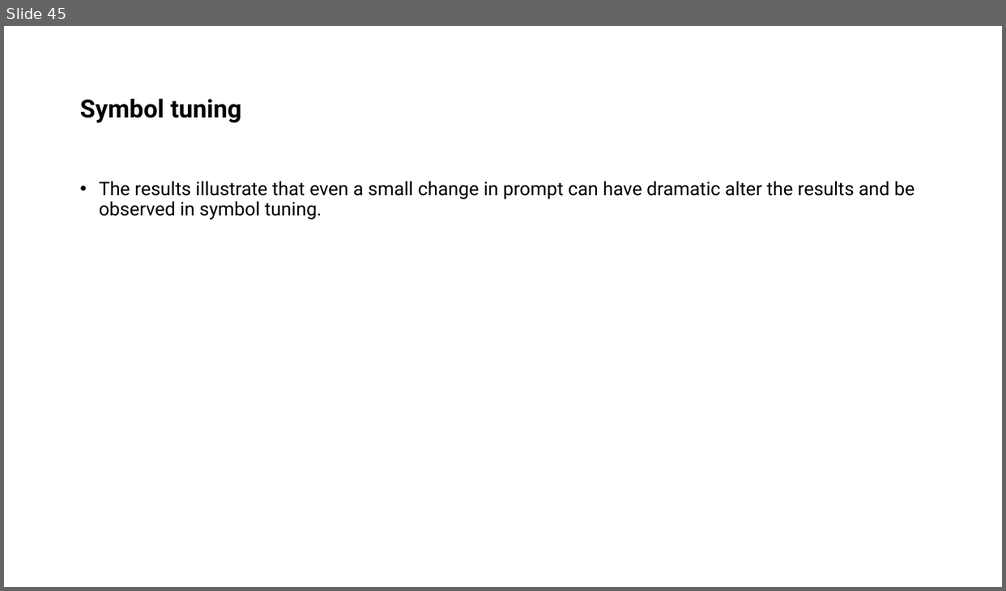
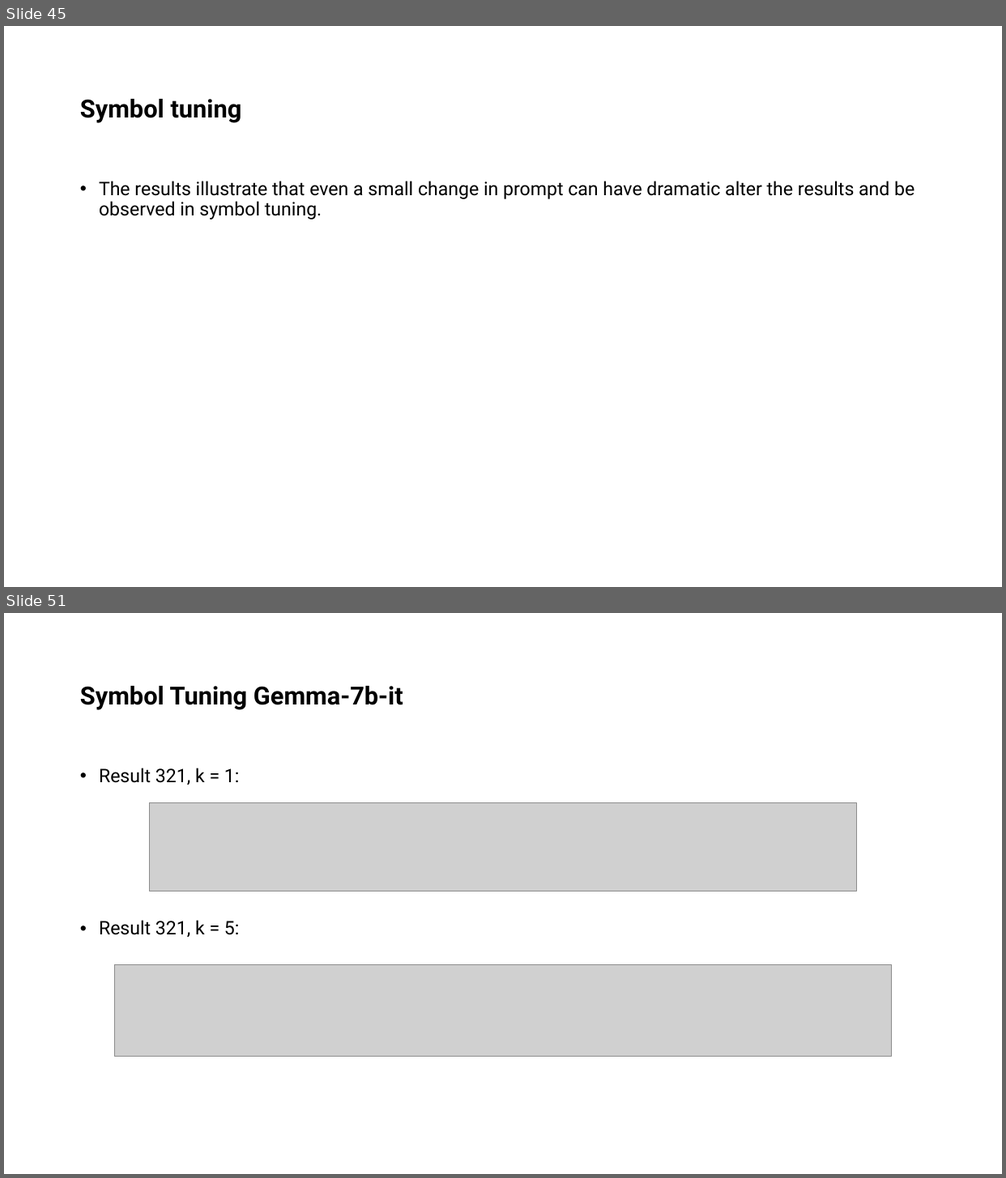
Before and after one commit to ShayanSalehi81/BachelorProject, a slide deck: Slides/Symbol Tuning.pptx. Shown one above the other, each under a label of ours: slide 45 before the commit, slides 45 and 51 after it; the slides between them are not shown. The pictures are 1006x591 and 1006x1178 pixels, drawn with LibreOffice and Linux fonts; fonts in the diff are those of the drawing; grey boxes stand for pictures. Boxes give left, top, right and bottom in pixels: in the first picture for what was removed or moved away, otherwise in the second. Text is boxed around its words. In the diff, an @@ line names an element or a change of style, - is before the commit and + after.

```diff
--- a/Slides/Symbol Tuning.pptx
+++ b/Slides/Symbol Tuning.pptx
@@ slide 51 added at [4,613,1002,1174], background #FFFFFF @@
@@ title added at [80,686,403,710], 24 pt, text #000000, bold @@
+Symbol Tuning Gemma-7b-it
@@ text added at [99,768,240,937], 18 pt, text #000000 @@
+• Result 321, k = 1:
+• Result 321, k = 5:
@@ picture added at [149,803,857,892] @@
@@ picture added at [114,965,892,1056] @@
```
Also in this commit, not shown: 1 slide changed, 14 other slides added, 1 other file.
